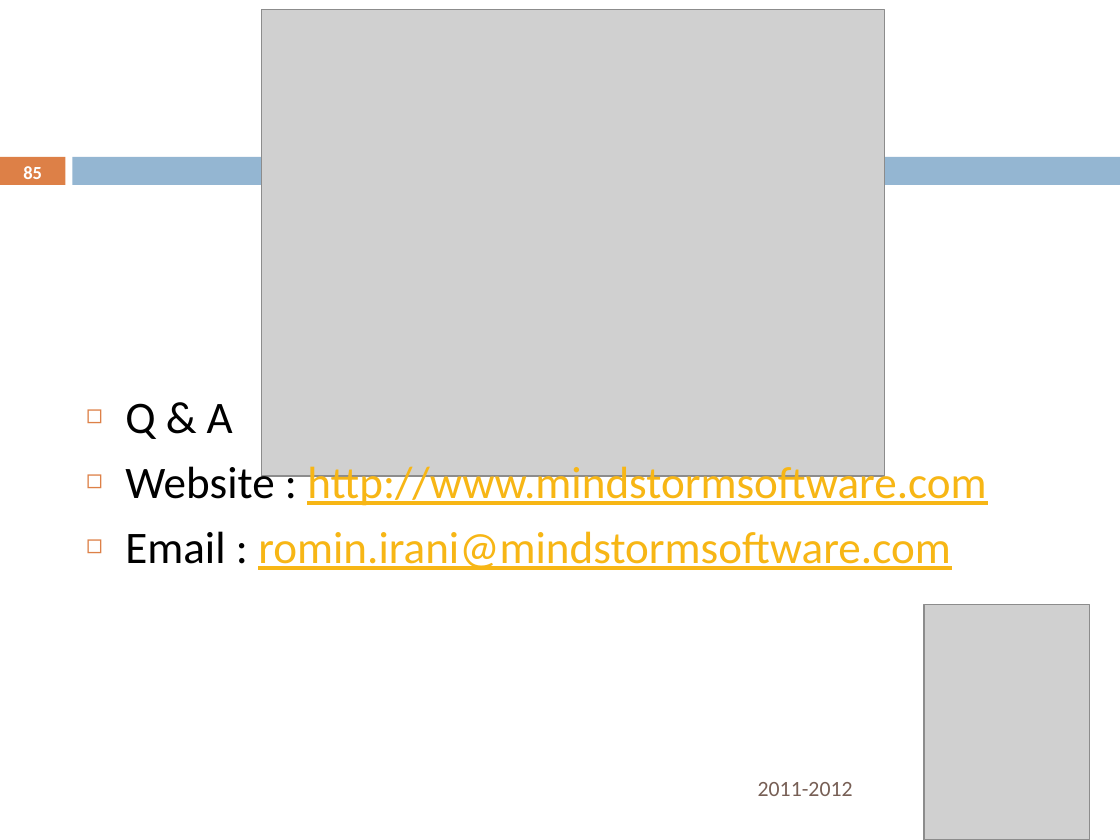
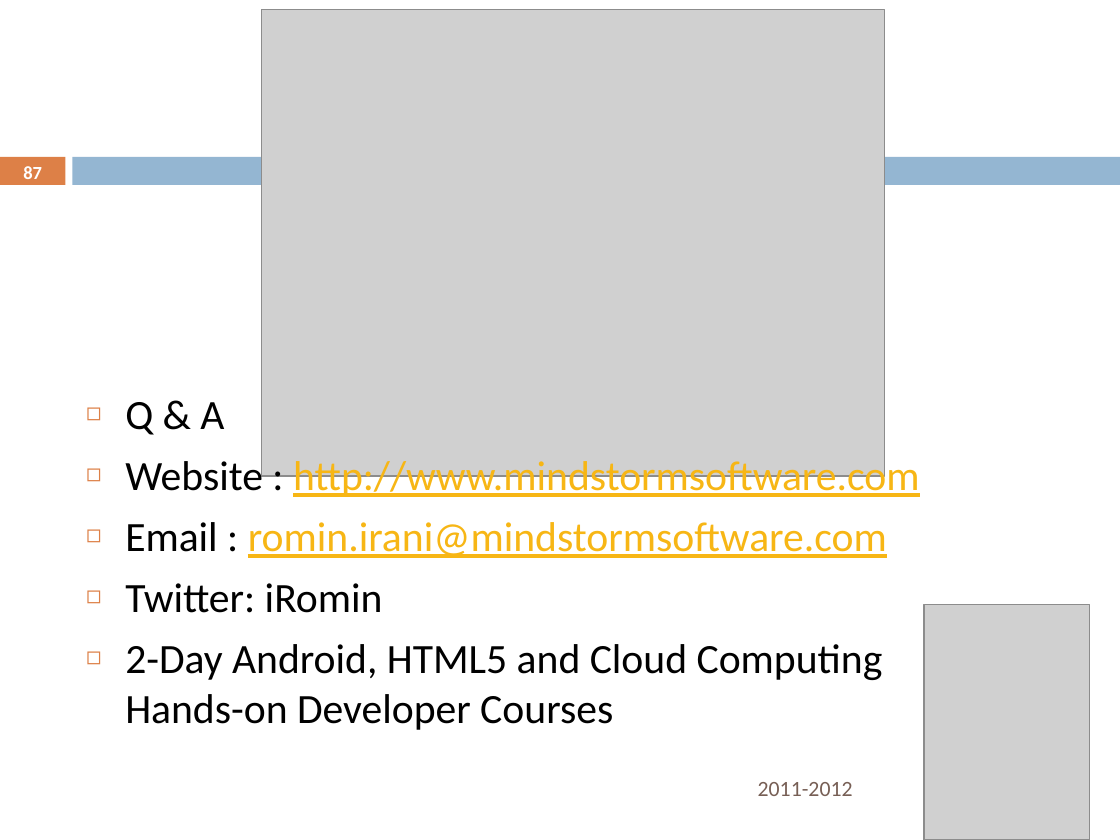
Before and after one commit to rominirani/Nitrodroid-2012-Android101-Workshop, a slide deck: slide 87 of presentation/AndroidDeveloper101Workshop-October6-Nitrodroid-2012-MindStormSoftware.pptx (slide 85 before the commit). Drawn at 1120x840 pixels with LibreOffice and Linux fonts; fonts in the diff are those of the drawing; grey boxes stand for pictures; background and template pictures are left out. Boxes give left, top, right and bottom in pixels: in the first picture for what was removed or moved away, otherwise in the second. Text is boxed around its words. In the diff, an @@ line names an element or a change of style, - is before the commit and + after.

```diff
--- a/presentation/AndroidDeveloper101Workshop-October6-Nitrodroid-2012-MindStormSoftware.pptx
+++ b/presentation/AndroidDeveloper101Workshop-October6-Nitrodroid-2012-MindStormSoftware.pptx
@@ page number at (23, 166, 42, 179): text changed @@
-85
+87
@@ text at (125, 402, 919, 558): size 29 to 26.8 pt in "Q & A", "Website : http://www.mindstormsoftware.com", "Email : romin.irani@mindstormsoftware.com" @@
@@ text at (125, 583, 883, 730): paragraphs added @@
+◻ Twitter: iRomin
+◻ 2-Day Android, HTML5 and Cloud Computing
+  Hands-on Developer Courses
```
Also in this commit, not shown: 4 other slides changed, 3 slides added, 1 slide removed, 1 other file.
